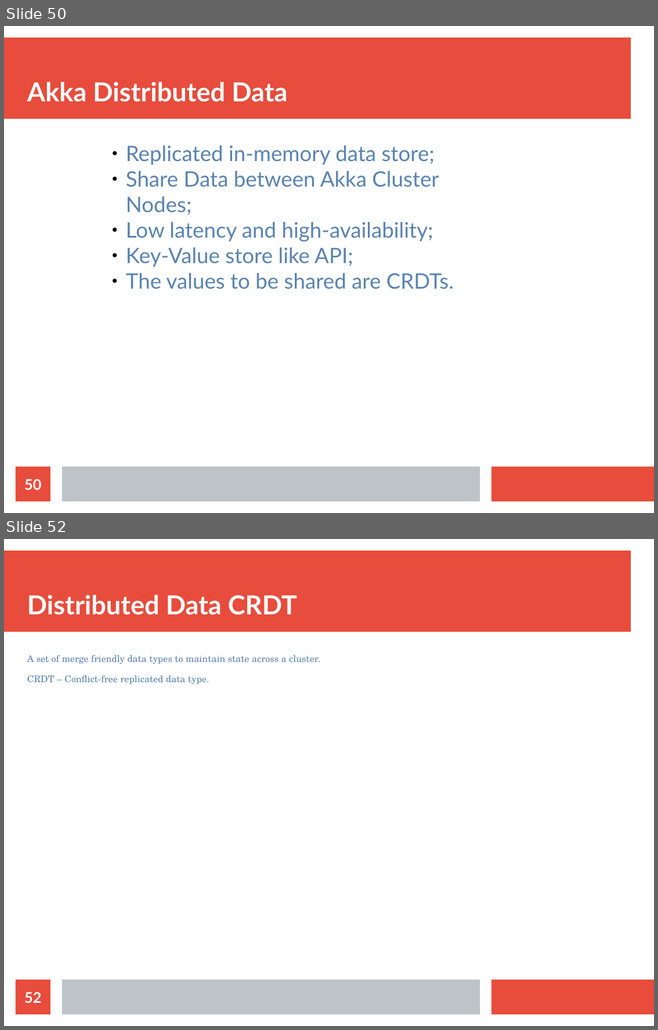
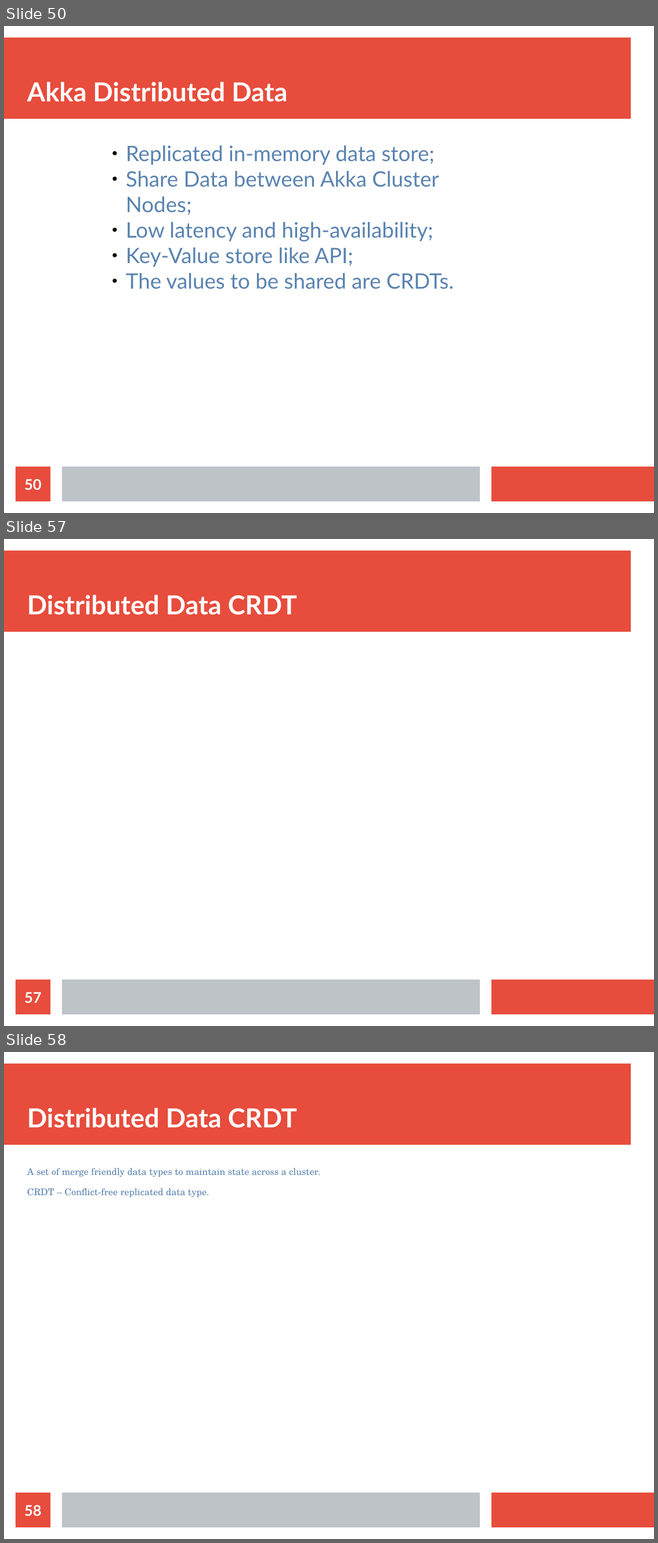
Before and after one commit to bytemania/akka-java-cluster, a slide deck: src/main/resources/res/presentation.odp. Shown one above the other, each under a label of ours: slides 50 and 52 before the commit, slides 50, 57 and 58 after it; the slides between them are not shown. The pictures are 658x1030 and 658x1543 pixels, drawn with LibreOffice and Linux fonts; fonts in the diff are those of the drawing. Boxes give left, top, right and bottom in pixels: in the first picture for what was removed or moved away, otherwise in the second. Text is boxed around its words. In the diff, an @@ line names an element or a change of style, - is before the commit and + after.

```diff
--- a/src/main/resources/res/presentation.odp
+++ b/src/main/resources/res/presentation.odp
@@ slide 57 added at [4, 539, 654, 1026], background #FFFFFF; not listed: 3 template elements that a slide beside it also shows @@
@@ title added at [27, 595, 297, 615], 32 pt, text #FFFFFF, bold @@
+Distributed Data CRDT
@@ page number added at [16, 980, 50, 1015], fill #E74C3C, 18 pt, text #FFFFFF, bold @@
+57
@@ what was slide 52 is now slide 58 @@
@@ page number at [24, 1505, 41, 1516]: text changed @@
-52
+58
```
Also in this commit, not shown: 2 slides changed, 4 other slides added, 5 other files.
